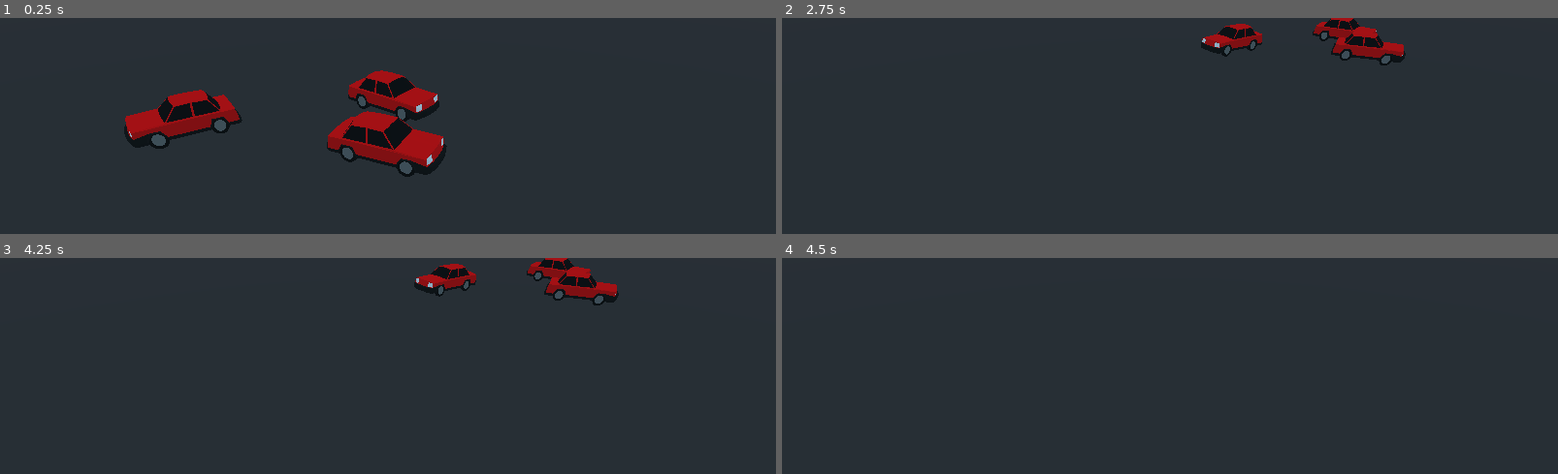
Above: before the commit, frames 1-4 (two rows, left to right).
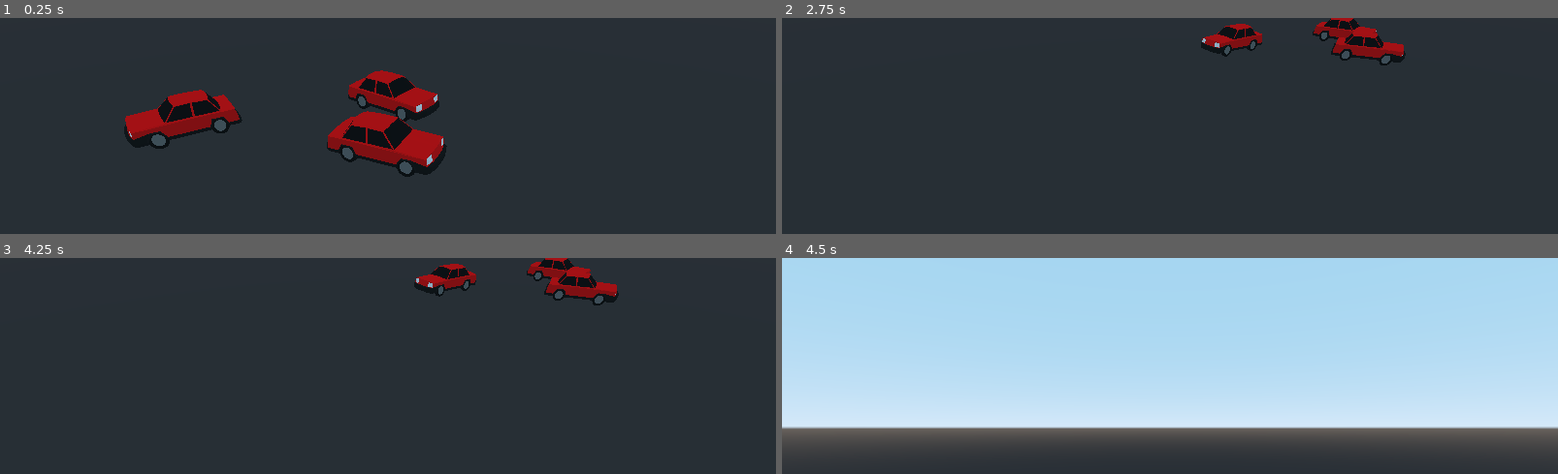
Above: after the commit, the same moments.

Repository: shanart/godot_rts_camera
Game: Godot game, scene res://src/Main.tscn
Two runs of this game, one before a commit and one after it. Both use one fixed random seed, a clock stepped at 60 frames per second and the inputs below.
Inputs (mouse positions are in pixels of both pictures, inside the frame that each line leads up to):
- Up to frame 1 (0.25 s): no input
- Up to frame 2 (2.75 s): tap Enter at 0.5 s; move the mouse to (outside the picture) at 0.52 s; hold S (camera_backward) 0.53-1.28 s; move the mouse to (outside the picture) at 1.27 s; tap W (camera_forward) at 1.35 s; tap Space at 2 s; move the mouse to (937, 175) at 2.02 s; hold A (camera_left) from 2.03 s (still down)
- Up to frame 3 (4.25 s): move the mouse to (outside the picture) at 2.77 s; release A (camera_left) at 2.78 s; tap D (camera_right) at 2.85 s; tap Enter at 3.5 s; move the mouse to (271, 370) at 3.52 s; hold Middle mouse button (camera_rotate) from 3.53 s (still down)
- Up to frame 4 (4.5 s): tap Space at 4.25 s; move the mouse to (1340, 461) at 4.27 s; release Middle mouse button (camera_rotate) at 4.28 s; tap S (camera_backward) at 4.35 s

Frames 1-3 are identical in both runs. In frame 4, 87% of the frame differs, in the area x 0-100%, y 0-90%.

Commit message:
CU-bcy697 middle mouse elevation

Diff:
--- a/src/rts_camera_controller.gd
+++ b/src/rts_camera_controller.gd
@@ -8,7 +8,7 @@
 export (float, 0, 1000, 0.1) var rotation_speed = 20
 # flags
 export (bool) var allow_rotation = true
-
+onready var elevation = $Elevation
 
 # params
 var _last_mouse_position = Vector2()
@@ -57,6 +57,7 @@
 	# use horisontal desplacment to rotate
 	_rotate_left_right(delta, displacment.x)
 	# use vertical desplacment to evelate
+	_elevate(delta, displacment.y)
 
 
 # HELPERS
@@ -68,3 +69,15 @@
 
 func _rotate_left_right(delta: float, val: float) -> void:
 	rotation_degrees.y += val * delta * rotation_speed
+
+func _elevate(delta: float, val: float) -> void:
+	# calculate new elevation
+	var new_elevation = elevation.rotation_degrees.x + val * delta * rotation_speed
+	# clamp the new elevation
+	new_elevation = clamp(
+		new_elevation,
+		-max_elevation_angle,
+		-min_elevation_angle
+	)
+	# set the new elevation based on clamped value
+	elevation.rotation_degrees.x = new_elevation
